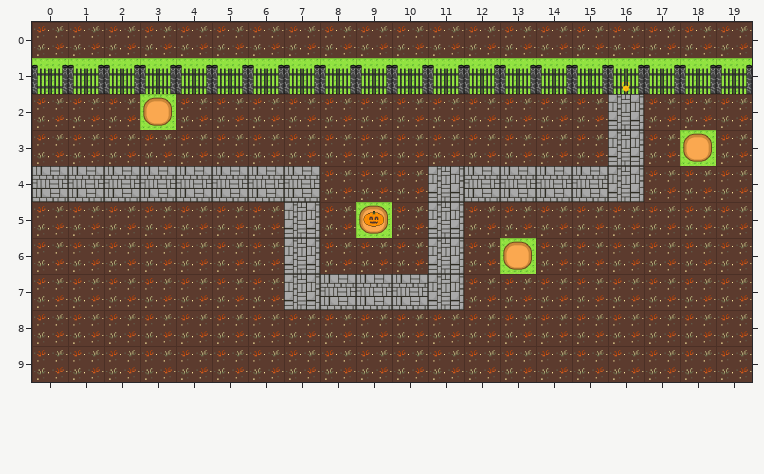
A Tiled map gets an edit: assets/maps/test_map2bigger.tmx. Above, as it was before the edit.
Cells are 100x100 px. Shown: x 0..19, y 0..9.
The same view after the edit:
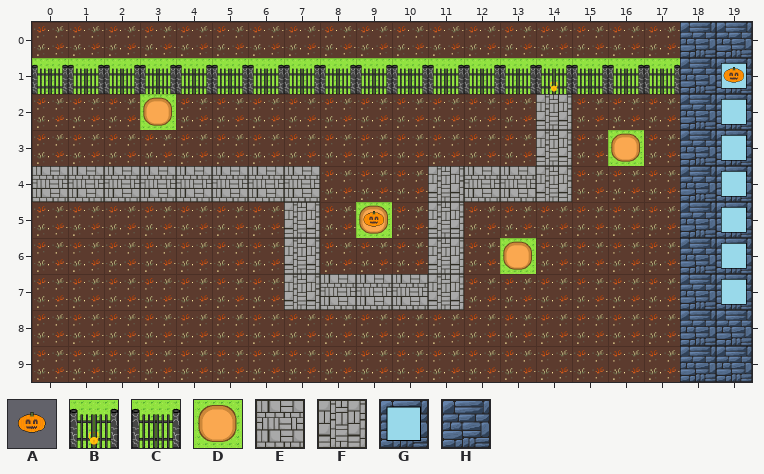
Key: from "basic_pumpkin": A 0; from "gate": B 0; from "gatewall": C 0; from "highlight_patch": D 0; from "pathtile_lr": E 0; from "pathtile_ud": F 0; from "selected_shopitem": G 0; from "shopwall": H 0.
_ is an empty cell.
Tiles replaced or removed in this view: B, C, D, E, F.
Tiles of an added or newly shown layer are drawn over the layers below it.
Commit message: shop setup with controllable selection using q and arrow keys
Edits made:
Changed rows in their new state; . is an unchanged cell.
Layer "gate":
first column x 14:
 1 B.C
Layer "path":
first column x 14:
 2 F._
 3 F._
 4 F__
Layer "selected_patch":
first column x 16:
 3 D._
Layer "shop" (added):
first column x 18:
 0 HH
 1 H.
 2 H.
 3 H.
 4 H.
 5 H.
 6 H.
 7 H.
 8 HH
 9 HH
Layer "selected_shopitem" (added):
first column x 19:
 1 G
 2 G
 3 G
 4 G
 5 G
 6 G
 7 G
Layer "shop_pumpkins" (added):
first column x 19:
 1 A
Changed places in both pictures, as pixel boxes (x1, y1, x2, y2):
changed: (680, 22, 752, 382)
changed: (536, 73, 644, 202)
